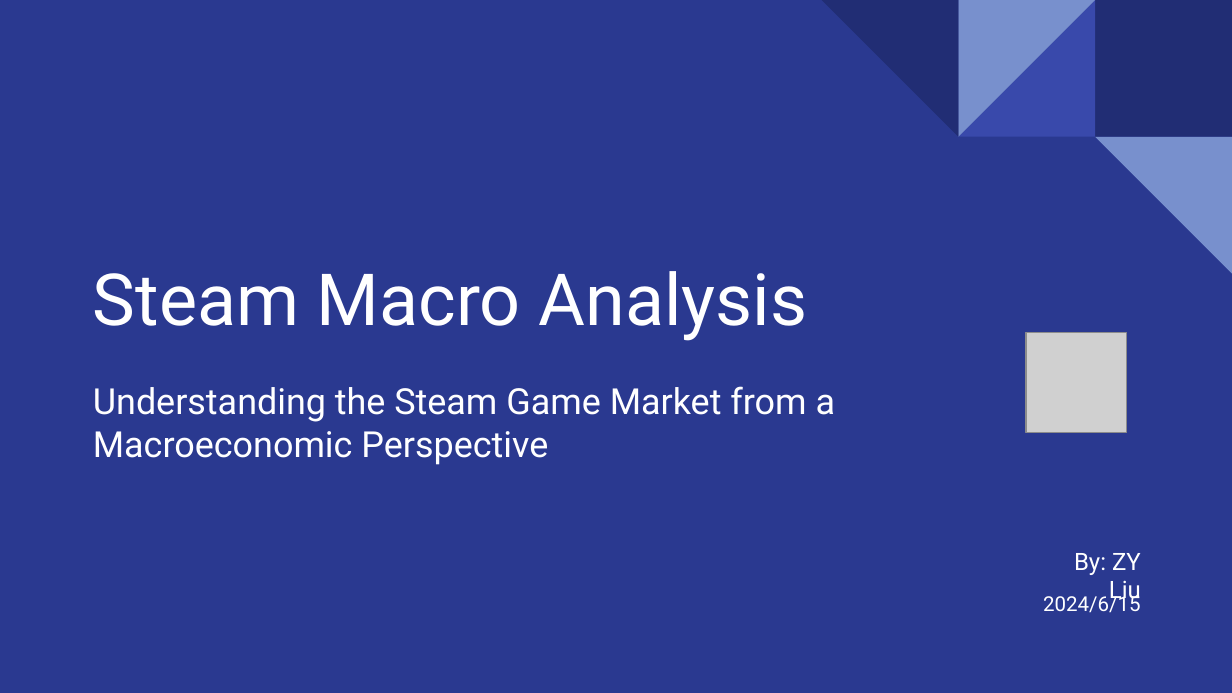
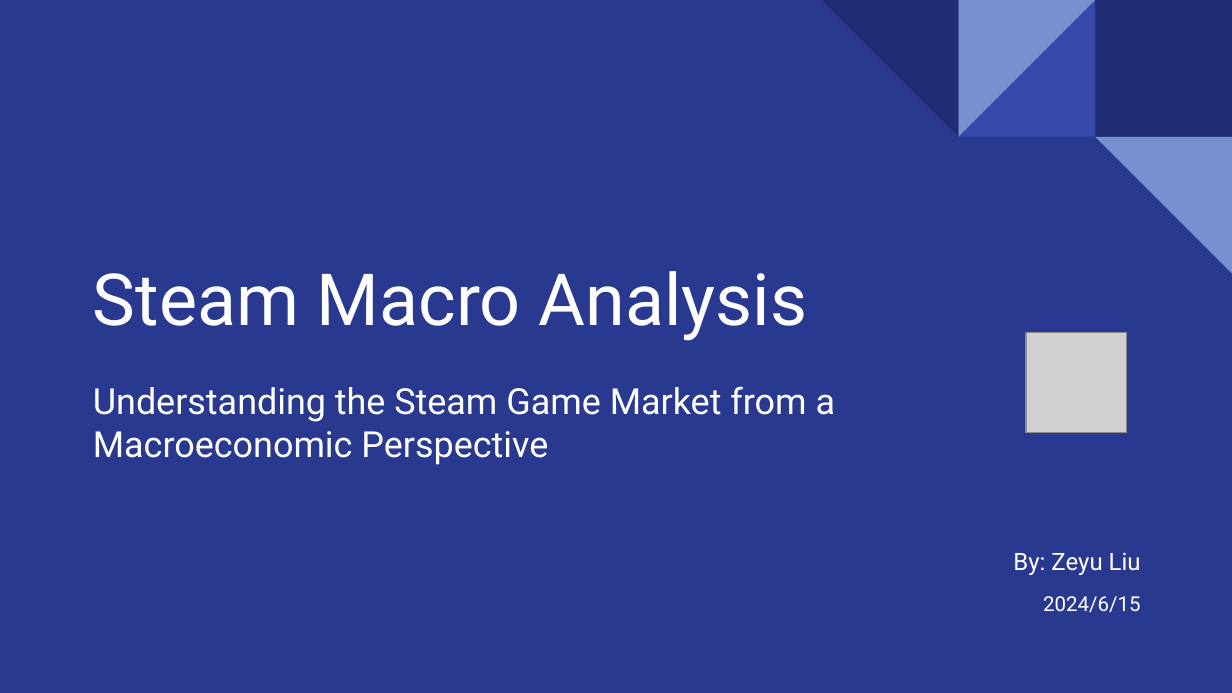
Before and after one commit to ZeyuLiu1996/Steam-Macro-Market-Analysis, a slide deck: slide 1 of doc/Steam_DA_overview.pptx. Drawn at 1232x693 pixels with LibreOffice and Linux fonts; fonts in the diff are those of the drawing; grey boxes stand for pictures. Boxes give left, top, right and bottom in pixels: in the first picture for what was removed or moved away, otherwise in the second. Text is boxed around its words. In the diff, an @@ line names an element or a change of style, - is before the commit and + after.

```diff
--- a/doc/Steam_DA_overview.pptx
+++ b/doc/Steam_DA_overview.pptx
@@ text at box(1013, 552, 1141, 575): text changed @@
-By: ZY Liu
+By: Zeyu Liu
```
Also in this commit, not shown: 1 other slide changed.
